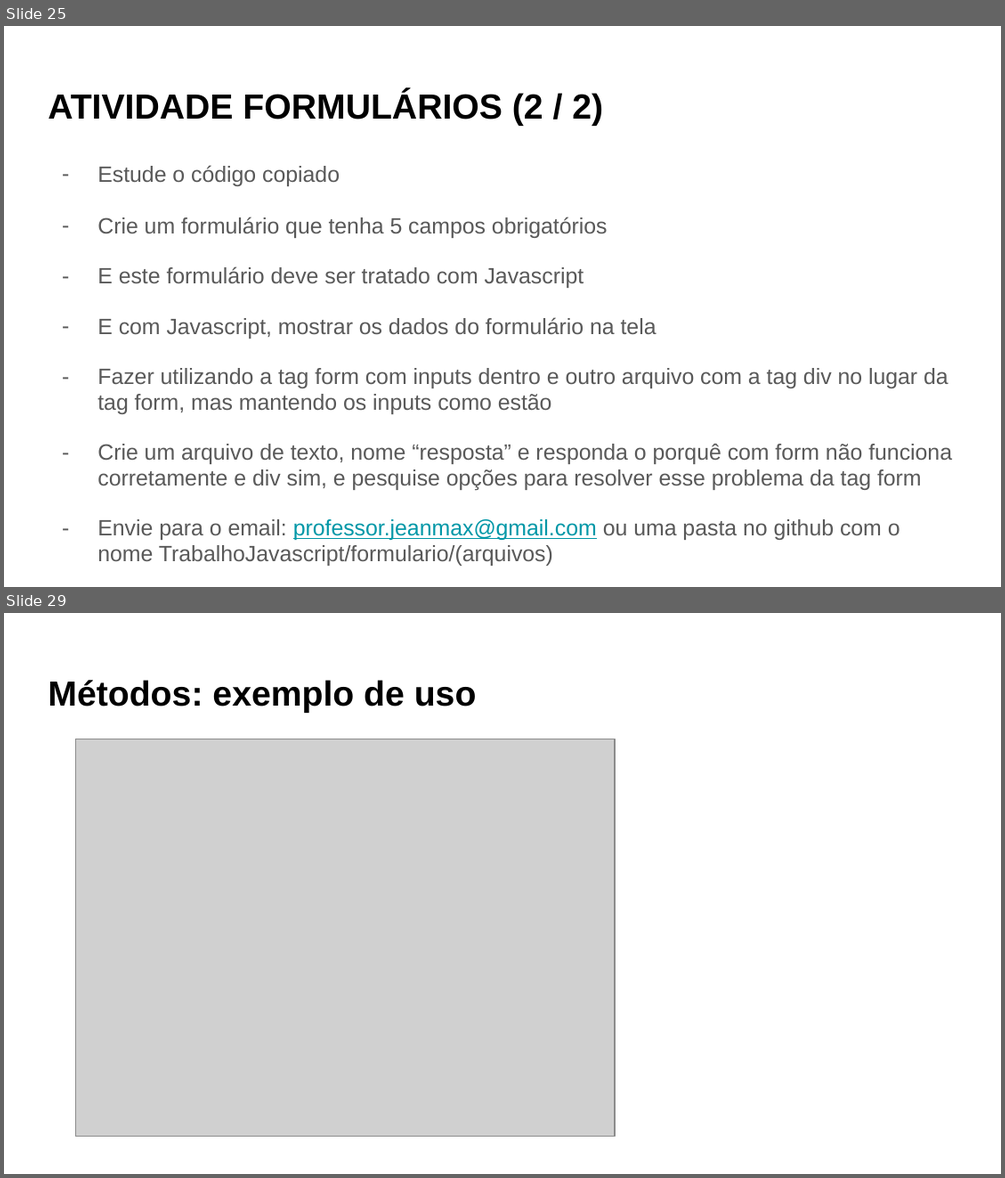
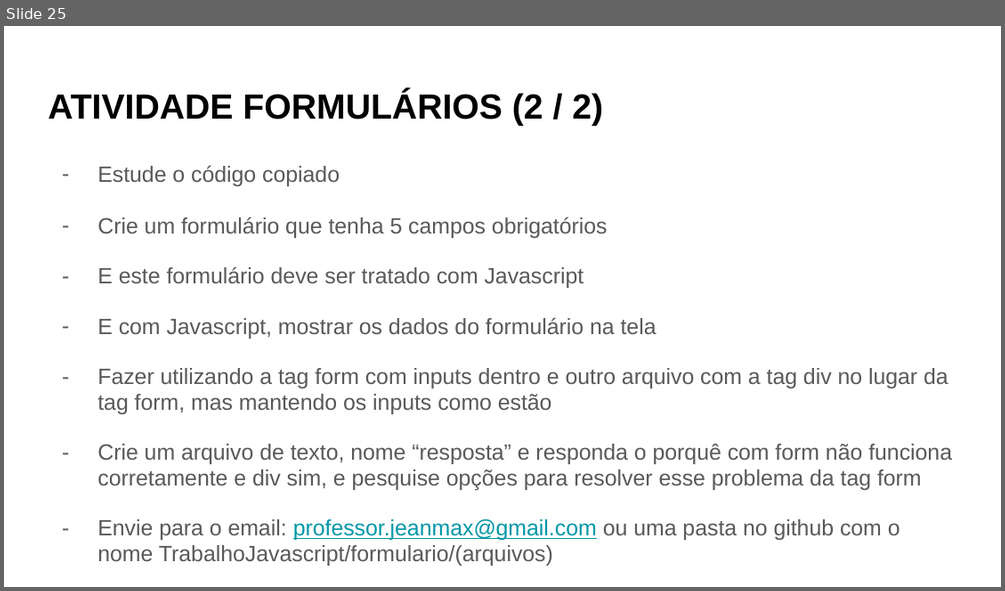
Before and after one commit to ProfessorJeanMax/Senac-Turma-5933, a slide deck: Slides/Javascript/Javascript.pptx. Shown one above the other, each under a label of ours: slides 25 and 29 before the commit, slide 25 after it; the slides between them are not shown. The pictures are 1005x1178 and 1005x591 pixels, drawn with LibreOffice and Linux fonts; fonts in the diff are those of the drawing; grey boxes stand for pictures. Boxes give left, top, right and bottom in pixels: in the first picture for what was removed or moved away, otherwise in the second. Text is boxed around its words. In the diff, an @@ line names an element or a change of style, - is before the commit and + after.

```diff
--- a/Slides/Javascript/Javascript.pptx
+++ b/Slides/Javascript/Javascript.pptx
@@ slide 29 removed at [4, 613, 1001, 1174], background #FFFFFF @@
@@ title removed at [48, 680, 477, 713] @@
-Métodos: exemplo de uso
@@ picture removed at [76, 738, 615, 1136] @@
```
Also in this commit, not shown: 6 other slides removed, 2 other files.
